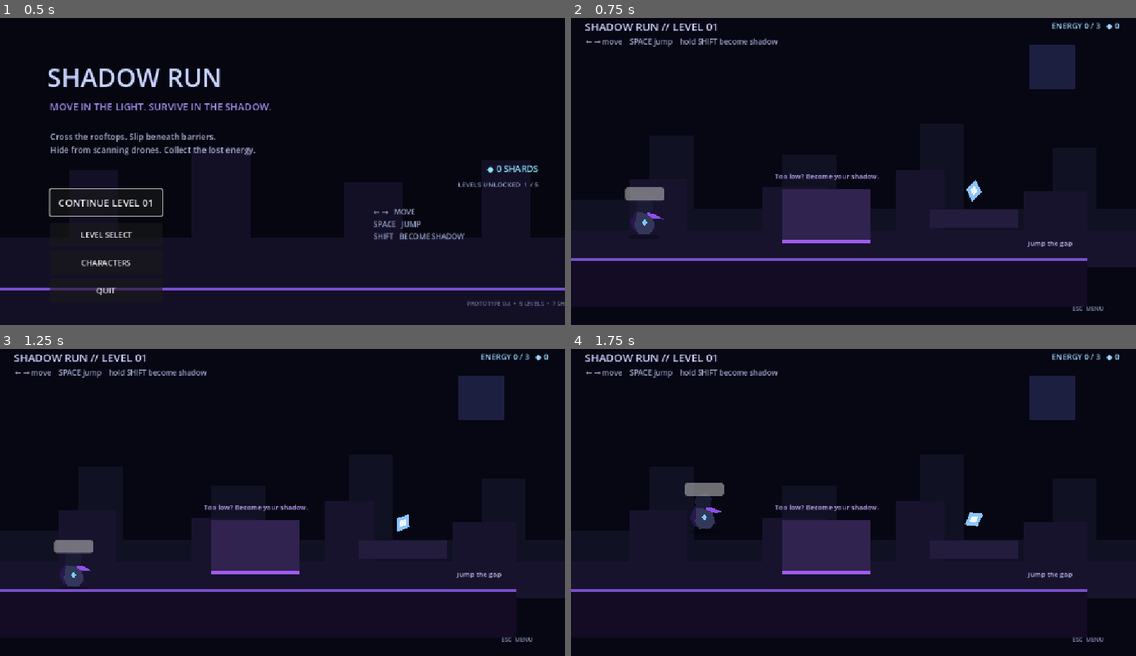
Above: before the commit, frames 1-4 (two rows, left to right).
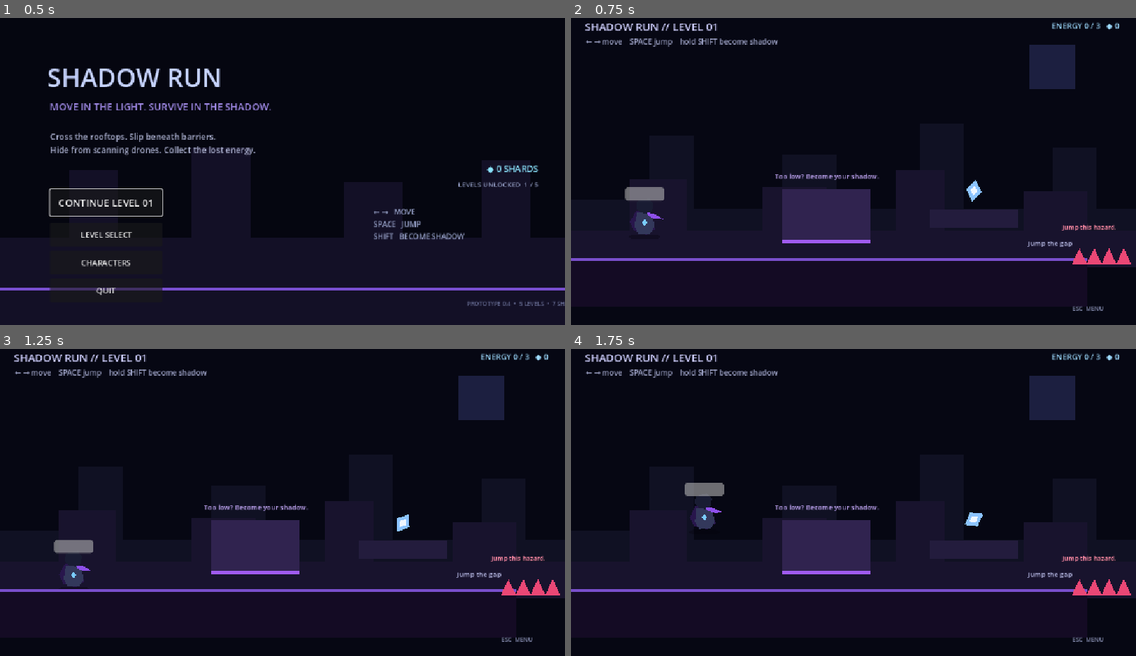
Above: after the commit, the same moments.

Repository: Yass29/shadow-run
Game: Godot game, scene res://main_menu.tscn
Same seed, same stepped clock (60 frames per second), same inputs: the game is played once before the commit and once after it.
Inputs:
- Up to frame 1 (0.5 s): no input
- Up to frame 2 (0.75 s): click "CONTINUE LEVEL 01" at 0.5 s
- Up to frame 3 (1.25 s): no input
- Up to frame 4 (1.75 s): tap Enter (ui_accept) at 1.25, 1.52 s; hold Right (ui_right) from 1.28 s (still down); tap R at 1.35 s

Frame 1 is identical in both runs. In frame 2, 0.4% of the frame differs, in the area x 86-100%, y 66-81%; in frame 3, 0.4%; in frame 4, 0.4%.

Commit message:
Add a jump hazard to Level 1

Diff:
--- a/level1.tscn
+++ b/level1.tscn
@@ -7,6 +7,7 @@
 [ext_resource type="Script" path="res://exit_gate.gd" id="5_exit"]
 [ext_resource type="Script" path="res://drone.gd" id="6_drone"]
 [ext_resource type="Script" path="res://victory_overlay.gd" id="7_victory"]
+[ext_resource type="Script" path="res://spike_hazard.gd" id="8_spike"]
 
 [sub_resource type="RectangleShape2D" id="PlayerShape"]
 size = Vector2(40, 68)
@@ -37,6 +38,9 @@
 
 [sub_resource type="RectangleShape2D" id="DroneDetectShape"]
 size = Vector2(230, 150)
+
+[sub_resource type="RectangleShape2D" id="SpikeShapeIntro"]
+size = Vector2(120, 32)
 
 [node name="Level1" type="Node2D"]
 script = ExtResource("4_level")
@@ -175,6 +179,23 @@
 theme_override_colors/font_color = Color(0.72, 0.73, 0.9, 1)
 theme_override_font_sizes/font_size = 14
 text = "Jump the gap"
+
+[node name="SpikeIntro" type="Area2D" parent="."]
+position = Vector2(1080, 506)
+script = ExtResource("8_spike")
+
+[node name="CollisionShape2D" type="CollisionShape2D" parent="SpikeIntro"]
+shape = SubResource("SpikeShapeIntro")
+
+[node name="Visual" type="Polygon2D" parent="SpikeIntro"]
+polygon = PackedVector2Array(-60, 16, -45, -16, -30, 16, -15, -16, 0, 16, 15, -16, 30, 16, 45, -16, 60, 16)
+color = Color(0.92, 0.28, 0.46, 1)
+
+[node name="SpikeHint" type="Label" parent="."]
+position = Vector2(1000, 438)
+theme_override_colors/font_color = Color(1, 0.55, 0.65, 1)
+theme_override_font_sizes/font_size = 13
+text = "Jump this hazard."
 
 [node name="CheckpointMarker" type="Polygon2D" parent="."]
 position = Vector2(1250, 462)
Not shown: 1 places in level1.tscn that only renumber resources
